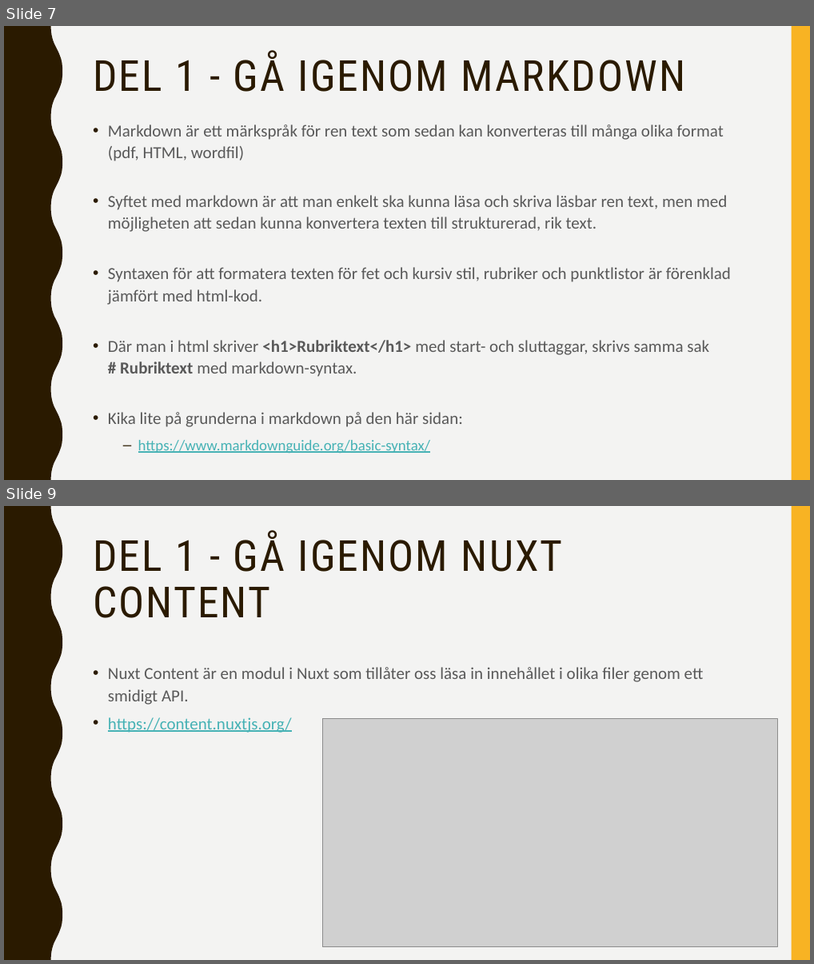
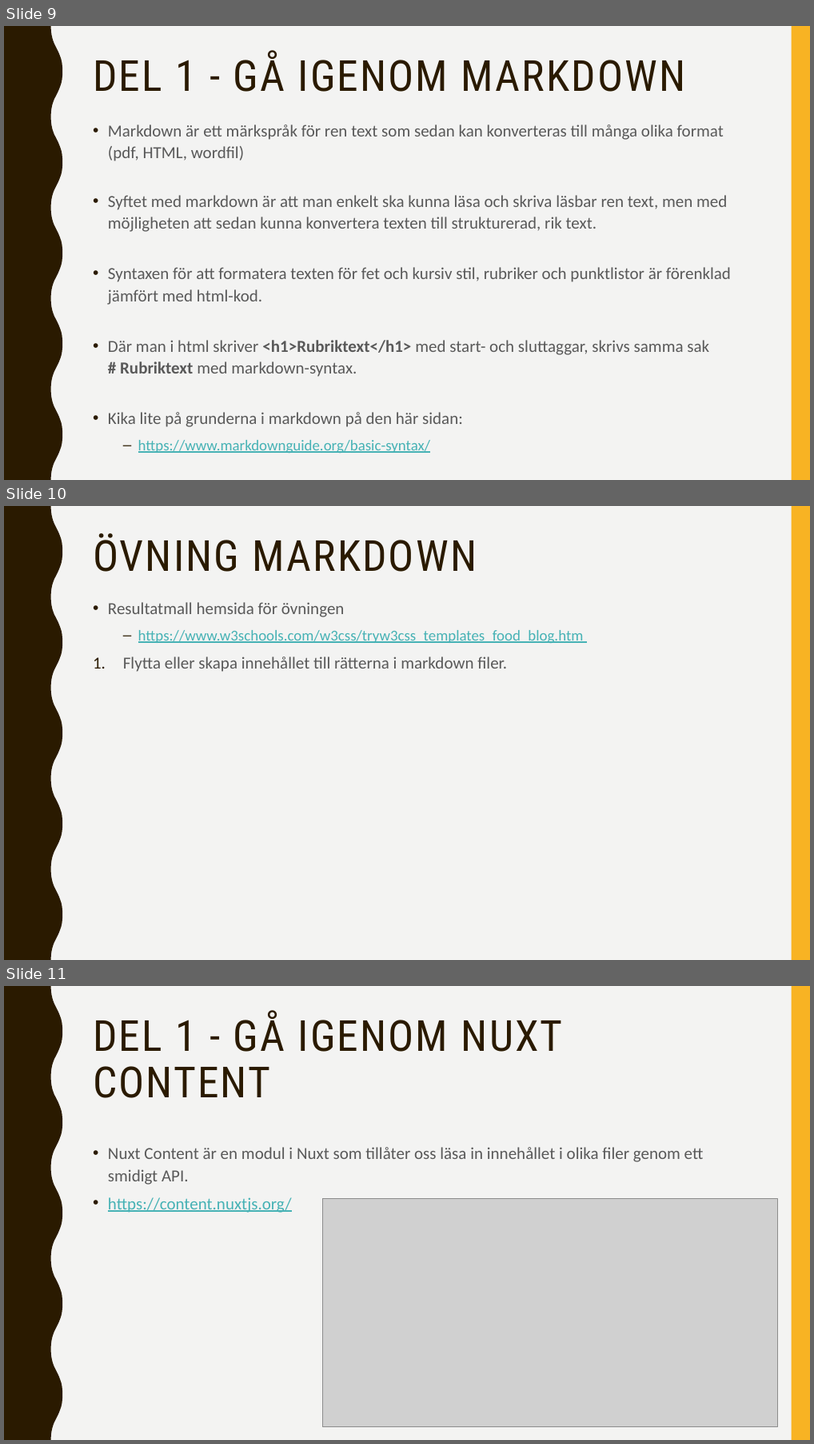
Before and after one commit to abbjetmus/programmering, a slide deck: Blogg-Projektet/Bygga-Blogg.pptx. Shown one above the other, each under a label of ours: slides 7 and 9 before the commit, slides 9, 10 and 11 after it; the slides between them are not shown. The pictures are 814x964 and 814x1444 pixels, drawn with LibreOffice and Linux fonts; fonts in the diff are those of the drawing; grey boxes stand for pictures. Boxes give left, top, right and bottom in pixels: in the first picture for what was removed or moved away, otherwise in the second. Text is boxed around its words. In the diff, an @@ line names an element or a change of style, - is before the commit and + after.

Commit message:
latest changes to blog

```diff
--- a/Blogg-Projektet/Bygga-Blogg.pptx
+++ b/Blogg-Projektet/Bygga-Blogg.pptx
@@ slide 10 added at box(4, 506, 810, 960), background #F3F3F2; not listed: 2 template elements that a slide beside it also shows @@
@@ title added at box(93, 533, 477, 572), 51 pt, text #2A1A00 @@
+ÖVNING MARKDOWN
@@ text added at box(108, 602, 584, 672), 20 pt, text #595959 @@
+• Resultatmall hemsida för övningen
+  – https://www.w3schools.com/w3css/tryw3css_templates_food_blog.htm
+1. Flytta eller skapa innehållet till rätterna i markdown filer.
@@ what was slide 7 is now slide 9 @@
@@ what was slide 9 is now slide 11 @@
```
Also in this commit, not shown: 1 slide changed, 4 other slides added.
